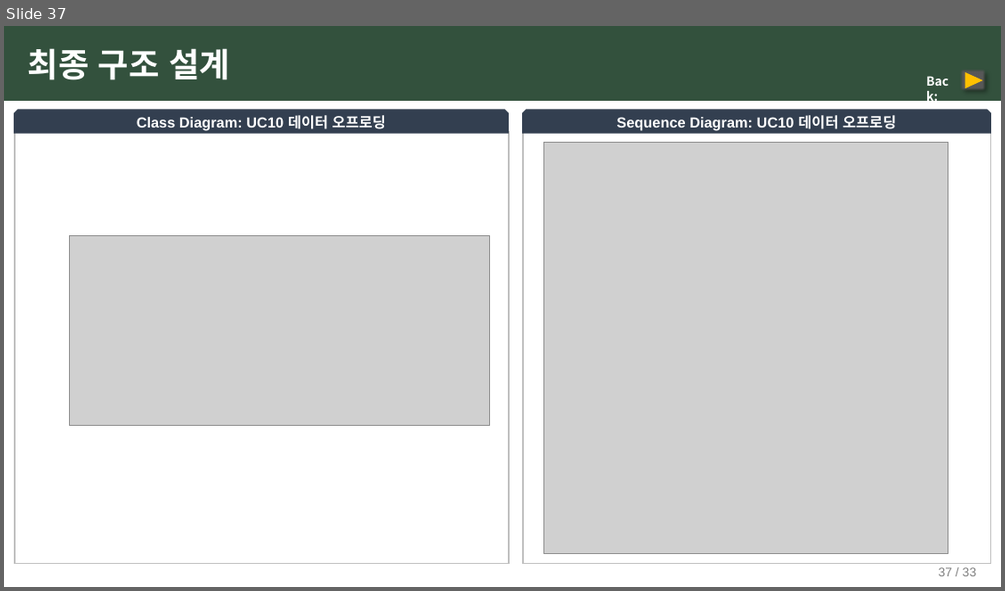
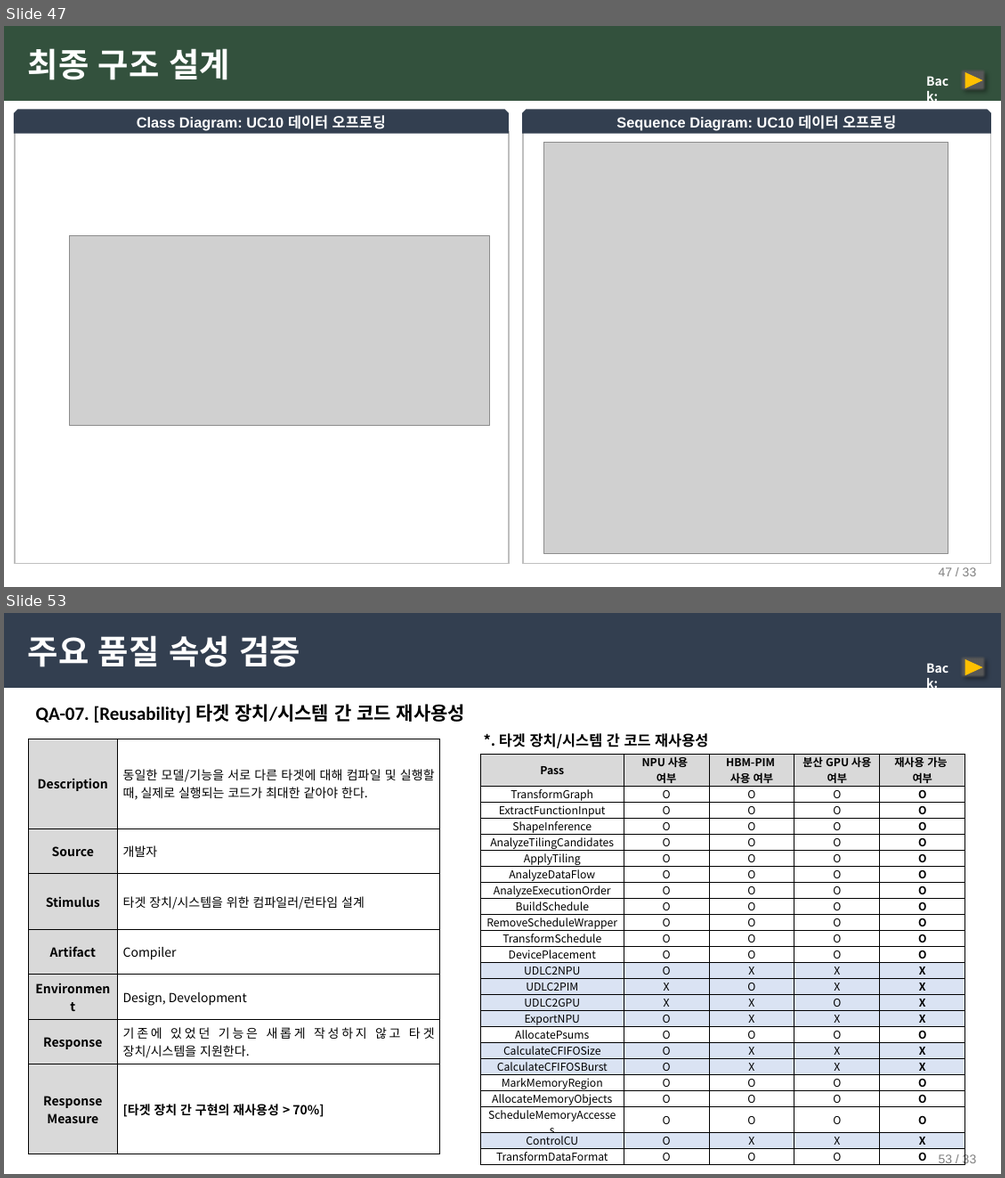
Before and after one commit to mkim0628/vllm, a slide deck: doc-mk/slides/architecture-final-views-merged.pptx. Shown one above the other, each under a label of ours: slide 37 before the commit, slides 47 and 53 after it; the slides between them are not shown. The pictures are 1005x591 and 1005x1178 pixels, drawn with LibreOffice and Linux fonts; fonts in the diff are those of the drawing; grey boxes stand for pictures; background and template pictures are left out. Boxes give left, top, right and bottom in pixels: in the first picture for what was removed or moved away, otherwise in the second. Text is boxed around its words. In the diff, an @@ line names an element or a change of style, - is before the commit and + after.

```diff
--- a/doc-mk/slides/architecture-final-views-merged.pptx
+++ b/doc-mk/slides/architecture-final-views-merged.pptx
@@ slide 53 added at (4,613,1001,1174), background #FFFFFF; not listed: 1 template element that a slide beside it also shows @@
@@ rectangle added at (4,613,1001,688), fill #333F50 @@
@@ text added at (28,635,300,667), 32 pt, text #FFFFFF, bold @@
+주요 품질 속성 검증
@@ text added at (919,657,963,680), 12 pt, text #FFFFFF, bold @@
+Back:
@@ rectangle added at (959,655,987,680), fill #595959 @@
@@ triangle added at (965,659,983,676), fill #FFC000 @@
@@ text added at (36,704,465,723), 18 pt, text #000000, bold @@
+QA-07. [Reusability] 타겟 장치/시스템 간 코드 재사용성
@@ table added at (29,738,441,1154), 7 rows, 2 columns @@
+Description | 동일한 모델/기능을 서로 다른 타겟에 대해 컴파일 및 실행할 때, 실제로 실행되는 코드가 최대한 같아야 한다.
+Source | 개발자
+Stimulus | 타겟 장치/시스템을 위한 컴파일러/런타임 설계
+Artifact | Compiler
+Environment | Design, Development
+Response | 기존에 있었던 기능은 새롭게 작성하지 않고 타겟 장치/시스템을 지원한다.
+Response Measure | [타겟 장치 간 구현의 재사용성 > 70%]
@@ text added at (499,733,708,748), 14 pt, text #000000, bold @@
+*. 타겟 장치/시스템 간 코드 재사용성
@@ table added at (481,754,965,1168), 24 rows, 5 columns @@
+Pass | NPU 사용 여부 | HBM-PIM 사용 여부 | 분산 GPU 사용 여부 | 재사용 가능 여부
+TransformGraph | O | O | O | O
+ExtractFunctionInput | O | O | O | O
+ShapeInference | O | O | O | O
+AnalyzeTilingCandidates | O | O | O | O
+ApplyTiling | O | O | O | O
+AnalyzeDataFlow | O | O | O | O
+AnalyzeExecutionOrder | O | O | O | O
+BuildSchedule | O | O | O | O
+RemoveScheduleWrapper | O | O | O | O
+TransformSchedule | O | O | O | O
+DevicePlacement | O | O | O | O
+UDLC2NPU | O | X | X | X
+UDLC2PIM | X | O | X | X
+UDLC2GPU | X | X | O | X
+ExportNPU | O | X | X | X
+AllocatePsums | O | O | O | O
+CalculateCFIFOSize | O | X | X | X
+CalculateCFIFOSBurst | O | X | X | X
+MarkMemoryRegion | O | O | O | O
+AllocateMemoryObjects | O | O | O | O
+ScheduleMemoryAccesses | O | O | O | O
+ControlCU | O | X | X | X
+TransformDataFormat | O | O | O | O
@@ what was slide 37 is now slide 47 @@
@@ page number at (938,567,977,576): text changed @@
-37 / 33
+47 / 33
```
Also in this commit, not shown: 6 slides changed, 15 other slides added.
